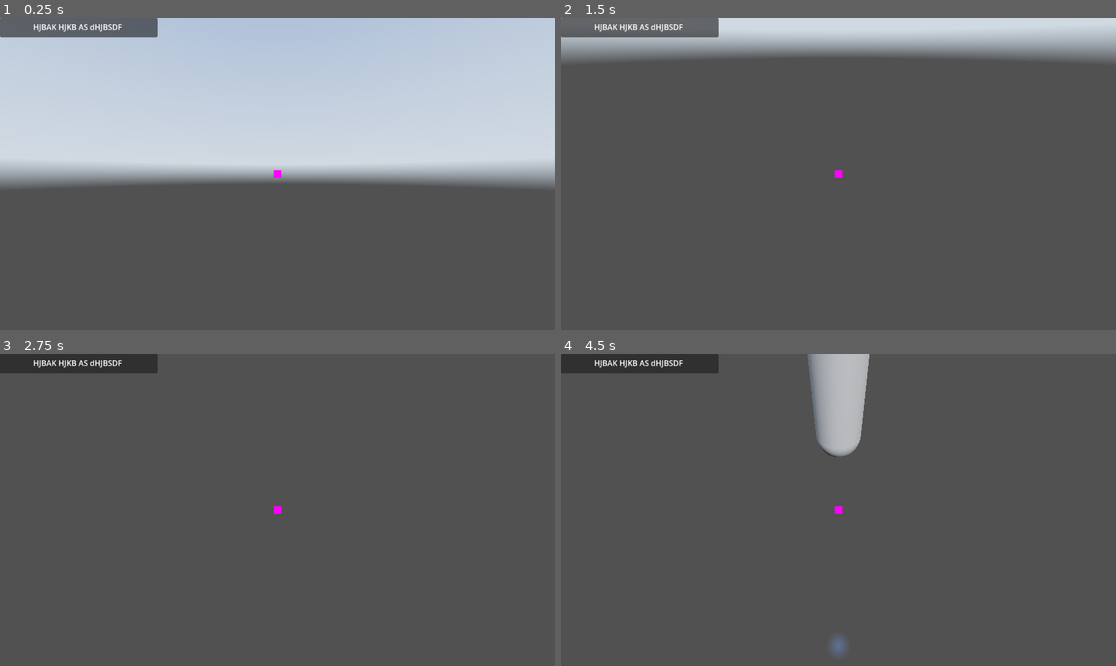
Above: before the commit, frames 1-4 (two rows, left to right).
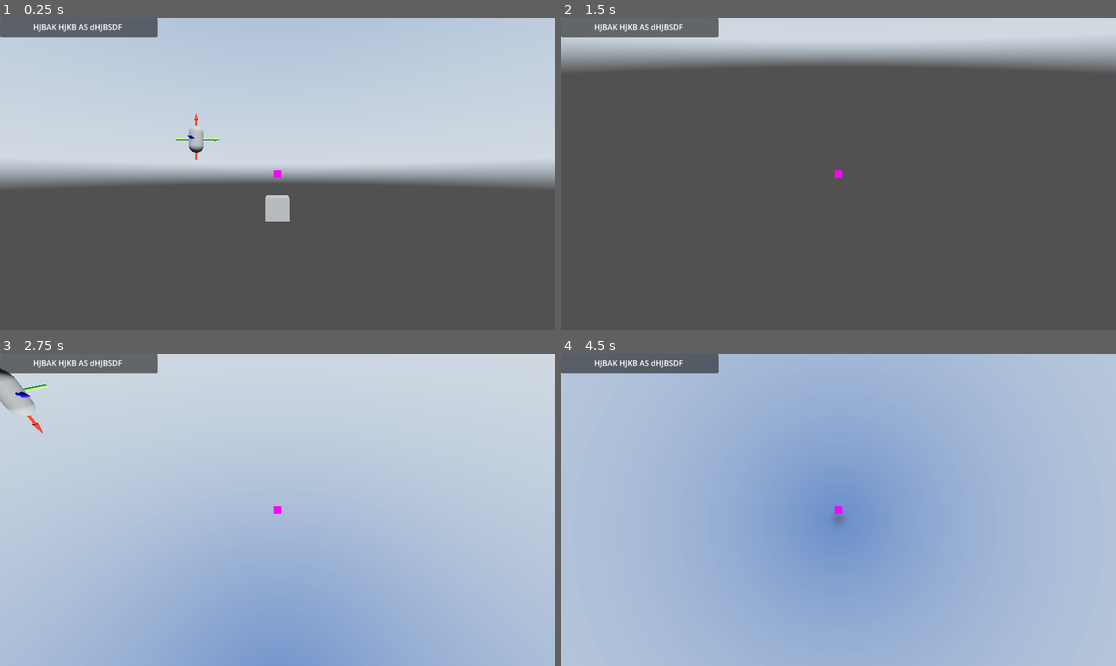
Above: after the commit, the same moments.

Repository: Bonono63/Assembly-Required
Game: Godot game, scene res://World/world.tscn
The game is run twice, just before and just after one commit, with the same random seed, the same clock (stepped at 60 frames per second) and the same inputs. A sky picture missing from this copy of the repository is replaced by a grey-blue gradient.
Inputs (mouse positions are in pixels of both pictures, inside the frame that each line leads up to):
- Up to frame 1 (0.25 s): no input
- Up to frame 2 (1.5 s): tap Enter at 0.5 s; move the mouse to (960, 158) at 0.52 s; hold A (a) 0.53-1.28 s; tap D (d) at 0.8, 1.35 s; move the mouse to (727, 189) at 1.27 s
- Up to frame 3 (2.75 s): tap S (s) at 1.55 s; tap Space at 2 s; move the mouse to (333, 441) at 2.02 s; hold S (s) from 2.03 s (still down); tap W (w) at 2.3 s
- Up to frame 4 (4.5 s): move the mouse to (810, 572) at 2.77 s; release S (s) at 2.78 s; tap W (w) at 2.85 s; tap A (a) at 3.05 s; tap Enter at 3.5 s; move the mouse to (1005, 556) at 3.52 s; hold A (a) 3.53-4.28 s; tap D (d) at 3.8, 4.35 s; tap F5 (change_camera) at 4.15 s; move the mouse to (672, 463) at 4.27 s

The runs differ from the first frame. In frame 1, 0.6% of the frame differs, in the area x 31-53%, y 30-66%; in frame 2, 9.2%; in frame 3, 100%, in the area x 0-100%, y 0-100%; in frame 4, 100%.
Error after the commit: Parse Error: Expected identifier after "." for attribute access. (res://World/Player)

Commit message:
jknejkbef

Diff:
--- /dev/null
+++ b/World/Player orientation test.gd
@@ -0,0 +1,12 @@
+extends RigidBody3D
+
+@export var locked_entity : Node3D
+
+func _process(_delta):
+	transform.basis = Basis()
+	var target_position = locked_entity.position
+	var looking_transform = transform.looking_at(target_position, Vector3(0,1,0), true)
+	print(looking_transform.basis)
+	looking_transform.
+	transform = looking_transform
+	transform.orthonormalized()
--- a/World/world.tscn
+++ b/World/world.tscn
@@ -1,8 +1,9 @@
-[gd_scene load_steps=15 format=3 uid="uid://d2lr3bqjaoydy"]
+[gd_scene load_steps=30 format=3 uid="uid://d2lr3bqjaoydy"]
 
 [ext_resource type="Script" path="res://World/world.gd" id="1_q07gd"]
 [ext_resource type="Texture2D" uid="uid://bo45s1m7n8c4n" path="res://kloofendal_43d_clear_puresky_4k.exr" id="2_kedxi"]
 [ext_resource type="PackedScene" uid="uid://di8hibhqp3kxh" path="res://World/entity.tscn" id="3_mqu68"]
+[ext_resource type="Script" path="res://World/Player orientation test.gd" id="4_x6uby"]
 
 [sub_resource type="PlaceholderTexture2D" id="PlaceholderTexture2D_qv1fm"]
 size = Vector2(16, 16)
@@ -31,72 +32,18 @@
 
 const WALKING_SPEED = 4.317
 const RUNNING_SPEED = 4.317*1.3
-const JUMP_VELOCITY = 5
-
-var SPEED : float = 1
+const JUMP_VELOCITY = 1
+
+var SPEED : float = 5
 
 var walking : bool = false
 var walking_time : int = 0
 
-# Get the gravity from the project settings to be synced with RigidBody nodes.
-var gravity = ProjectSettings.get_setting(\"physics/3d/default_gravity\")
-
-var hand_velocity : Vector2 = Vector2(0,0)
-
-#@onready var origin_hand_position : Vector3 = $\"Camera y/Camera x/MeshInstance3D\".position
-
 @export var entities : Node3D
 
-func _integrate_forces(state):
-	# basic movement based off of the default character script
-	var input_dir = Input.get_vector(\"a\", \"d\", \"w\", \"s\")
-	var direction = (transform.basis * Vector3(input_dir.x, 0, input_dir.y)).normalized()
-	if direction:
-		apply_central_impulse(Vector3(direction.x * SPEED,0.0,direction.z * SPEED))
-	else:
-		apply_central_impulse(-linear_velocity*0.55)
-	orient_player(state)
-
-func _physics_process(delta):
-	# Handle Jump.
-	#if Input.is_action_just_pressed(\"ui_accept\") and is_on_floor():
-	#	velocity.y = JUMP_VELOCITY
-
-	#if Input.is_action_pressed(\"shift\") and is_on_floor():
-	#	SPEED = RUNNING_SPEED
-	#else:
-	#	SPEED = WALKING_SPEED
-	pass
-
-# Orient the player to the center of gravity of the closest body if it has enough gravitational pull
-func orient_player(state):
-	var target_position
-	for entity in entities.get_children():
-		if target_position == null:
-			target_position = entity.position
-		else:
-			if position.distance_to(entity.position) < target_position.distance_to(position):
-				target_position = entity.position
-
-	if target_position != null:
-		look_follow(state, position, target_position)
-
-# found here https://docs.godotengine.org/en/latest/tutorials/physics/rigid_body.html
-func look_follow(state, current_position, target_position : Vector3):
-	#var up_dir = Vector3(0, 1, 0)
-	#var cur_dir = (current_rotation*PI)/180 #current_transform.basis * Vector3(0, 0, 1)
-	var target_dir = current_position.direction_to(target_position) #(target_position - current_position).normalized()
-	#var rotation_angle = acos(cur_dir.x) - acos(target_dir.x)
-	print(target_dir)
-	#print(rotation.y)
-	#rotation.y = target_dir.y
-	#state.angular_velocity.y = (rotation_angle / state.step)
-	rotation.y = -target_dir.y
-	current_camera.rotation.x = -target_dir.x
-
-# Implement step assistance, essentially jump the player up the distance to cover a specific height, important for slopes, walking up a slope of blocks, or walking over small collision boxes
-
 @export var mouse_sensitivity = 1.0
+
+@export var target_node : Node3D
 
 var x = 0
 var y = 0
@@ -104,7 +51,6 @@
 var inverse_x : bool = false
 var inverse_y : bool = false
 
-var camera_number : int = 0
 var current_camera : Camera3D
 
 func _ready():
@@ -120,14 +66,36 @@
 		if event.relative.y != 0:
 			y = event.relative.y * mouse_sensitivity
 
-	if event is InputEventKey:
-		if event.is_action_pressed(\"change_camera\"):
-			if current_camera == $\"Camera x\":
-				current_camera = $\"Camera2 X\"
-				current_camera.make_current()
-			else:
-				current_camera = $\"Camera x\"
-				current_camera.make_current()
+func _integrate_forces(state):
+	# basic movement based off of the default character script
+	var input_dir = Input.get_vector(\"a\", \"d\", \"w\", \"s\")
+	#var direction = (transform.basis * Vector3(input_dir.x, 0, input_dir.y)).normalized()
+	var direction = (transform.basis * Vector3(input_dir.x, 0, input_dir.y)).normalized()
+	if direction:
+		apply_central_impulse(Vector3(direction.x * SPEED * state.step,0.0,direction.z * SPEED * state.step))
+	else:
+		apply_central_impulse(Vector3(-linear_velocity.x, 0.0,-linear_velocity.z))
+
+	if Input.is_action_pressed(\"up\"):
+		apply_central_impulse(Vector3(0.0,JUMP_VELOCITY * state.step,0.0))
+	else:
+		if Input.is_action_pressed(\"down\"):
+			apply_central_impulse(Vector3(0.0,-JUMP_VELOCITY * state.step,0.0))
+		else:
+			apply_central_impulse(Vector3(0.0,-linear_velocity.y,0.0))
+
+	#var target_position = target_node.position - Vector3(0.0,1.5,0.0)
+	#var target_direction = (target_position - position).normalized()
+	#var looking_at_transform = transform.looking_at(target_position, Vector3(0,-1,0), true).orthonormalized()
+	#print(transform.basis.y)
+	#print(looking_at_transform.basis.y)
+	#looking_at_transform.basis.y
+	#transform.basis.y = looking_at_transform.basis.y
+	#looking_at_transform.basis.x
+	#transform.basis.x = looking_at_transform.basis.x
+	#transform.orthonormalized()
+
+# Implement step assistance, essentially jump the player up the distance to cover a specific height, important for slopes, walking up a slope of blocks, or walking over small collision boxes
 
 func _process(delta):
 	if x != 0:
@@ -141,8 +109,6 @@
 		else:
 			current_camera.rotate_x(-y*delta)
 
-	#$\"Camera x\".rotation.x = clamp($\"Camera x\".rotation.x, -PI/2,PI/2)
-
 	x = 0
 	y = 0
 
@@ -173,6 +139,63 @@
 material = SubResource("StandardMaterial3D_5vrin")
 top_radius = 0.016
 bottom_radius = 0.016
+
+[sub_resource type="BoxShape3D" id="BoxShape3D_oclml"]
+
+[sub_resource type="CapsuleMesh" id="CapsuleMesh_of3sm"]
+
+[sub_resource type="StandardMaterial3D" id="StandardMaterial3D_ghy8x"]
+albedo_color = Color(1, 0.176471, 0.0588235, 1)
+
+[sub_resource type="CylinderMesh" id="CylinderMesh_4vjd2"]
+material = SubResource("StandardMaterial3D_ghy8x")
+top_radius = 0.063
+bottom_radius = 0.063
+height = 3.0
+
+[sub_resource type="StandardMaterial3D" id="StandardMaterial3D_ip2it"]
+albedo_color = Color(0, 1, 0.152941, 1)
+
+[sub_resource type="CylinderMesh" id="CylinderMesh_ipmyp"]
+material = SubResource("StandardMaterial3D_ip2it")
+top_radius = 0.063
+bottom_radius = 0.063
+height = 3.0
+
+[sub_resource type="StandardMaterial3D" id="StandardMaterial3D_m3ixg"]
+albedo_color = Color(0.0666667, 1, 0.105882, 1)
+
+[sub_resource type="CylinderMesh" id="CylinderMesh_dp17k"]
+material = SubResource("StandardMaterial3D_m3ixg")
+top_radius = 0.01
+bottom_radius = 0.125
+height = 0.5
+
+[sub_resource type="StandardMaterial3D" id="StandardMaterial3D_gs3sn"]
+albedo_color = Color(1, 0.0470588, 0.0588235, 1)
+
+[sub_resource type="CylinderMesh" id="CylinderMesh_qv3vu"]
+material = SubResource("StandardMaterial3D_gs3sn")
+top_radius = 0.01
+bottom_radius = 0.125
+height = 0.5
+
+[sub_resource type="StandardMaterial3D" id="StandardMaterial3D_ki63a"]
+albedo_color = Color(0.0470588, 0.0862745, 1, 1)
+
+[sub_resource type="CylinderMesh" id="CylinderMesh_ktbkw"]
+material = SubResource("StandardMaterial3D_ki63a")
+top_radius = 0.063
+bottom_radius = 0.063
+
+[sub_resource type="StandardMaterial3D" id="StandardMaterial3D_guu7t"]
+albedo_color = Color(0.0705882, 0.0784314, 1, 1)
+
+[sub_resource type="CylinderMesh" id="CylinderMesh_fiqev"]
+material = SubResource("StandardMaterial3D_guu7t")
+top_radius = 0.01
+bottom_radius = 0.125
+height = 0.5
 
 [node name="World" type="Node3D"]
 script = ExtResource("1_q07gd")
@@ -220,11 +243,12 @@
 [node name="DirectionalLight3D" type="DirectionalLight3D" parent="."]
 transform = Transform3D(0.884711, -0.331057, 0.328158, 0, 0.70399, 0.71021, -0.46614, -0.628331, 0.622828, 2.86618, 7.83287, 8.03711)
 
-[node name="Player" type="RigidBody3D" parent="." node_paths=PackedStringArray("entities")]
-transform = Transform3D(1, 0, 0, 0, 1, 0, 0, 0, 1, 0, 0, -11)
+[node name="Player" type="RigidBody3D" parent="." node_paths=PackedStringArray("entities", "target_node")]
+transform = Transform3D(1, 0, 0, 0, 1, 0, 0, 0, 1, 0, 0, 9)
 gravity_scale = 0.0
 script = SubResource("GDScript_mu75s")
 entities = NodePath("../entities")
+target_node = NodePath("../entities/Entity")
 
 [node name="Model" type="MeshInstance3D" parent="Player"]
 transform = Transform3D(1, 0, 0, 0, 1, 0, 0, 0, 1, 0, 1, 0)
@@ -257,5 +281,40 @@
 
 [node name="Entity" parent="entities" instance=ExtResource("3_mqu68")]
 
-[node name="Camera3D" type="Camera3D" parent="."]
-transform = Transform3D(-0.585892, 0, -0.81039, 0, 1, 0, 0.81039, 0, -0.585892, -16.4953, -4.76837e-07, -15.3767)
+[node name="Player orientation test" type="RigidBody3D" parent="." node_paths=PackedStringArray("locked_entity")]
+transform = Transform3D(1, 0, 0, 0, 1, 0, 0, 0, 1, -6, 4.06978, -6)
+gravity_scale = 0.0
+script = ExtResource("4_x6uby")
+locked_entity = NodePath("../entities/Entity")
+
+[node name="CollisionShape3D" type="CollisionShape3D" parent="Player orientation test"]
+shape = SubResource("BoxShape3D_oclml")
+
+[node name="MeshInstance3D" type="MeshInstance3D" parent="Player orientation test"]
+mesh = SubResource("CapsuleMesh_of3sm")
+
+[node name="Node3D" type="Node3D" parent="Player orientation test"]
+
+[node name="Arrow" type="MeshInstance3D" parent="Player orientation test/Node3D"]
+mesh = SubResource("CylinderMesh_4vjd2")
+skeleton = NodePath("../..")
+
+[node name="MeshInstance3D" type="MeshInstance3D" parent="Player orientation test/Node3D"]
+transform = Transform3D(-4.37114e-08, 1, 0, -1, -4.37114e-08, 0, 0, 0, 1, 0, 0, 0)
+mesh = SubResource("CylinderMesh_ipmyp")
+
+[node name="MeshInstance3D2" type="MeshInstance3D" parent="Player orientation test/Node3D"]
+transform = Transform3D(-4.37114e-08, 1, 0, -1, -4.37114e-08, 0, 0, 0, 1, 1.62068, 0, 0)
+mesh = SubResource("CylinderMesh_dp17k")
+
+[node name="MeshInstance3D3" type="MeshInstance3D" parent="Player orientation test/Node3D"]
+transform = Transform3D(1, 0, 0, 0, 1, 0, 0, 0, 1, 0, 1.67107, 0)
+mesh = SubResource("CylinderMesh_qv3vu")
+
+[node name="MeshInstance3D4" type="MeshInstance3D" parent="Player orientation test/Node3D"]
+transform = Transform3D(1, 0, 0, 0, -4.37114e-08, -1, 0, 1, -4.37114e-08, 0, 0, 0)
+mesh = SubResource("CylinderMesh_ktbkw")
+
+[node name="MeshInstance3D5" type="MeshInstance3D" parent="Player orientation test/Node3D"]
+transform = Transform3D(1, 0, 0, 0, -4.37114e-08, -1, 0, 1, -4.37114e-08, 0, 0, 1.16861)
+mesh = SubResource("CylinderMesh_fiqev")
--- a/project.godot
+++ b/project.godot
@@ -72,6 +72,16 @@
 "events": [Object(InputEventKey,"resource_local_to_scene":false,"resource_name":"","device":-1,"window_id":0,"alt_press …(182 unchanged characters)…
 ]
 }
+up={
+"deadzone": 0.5,
+"events": [Object(InputEventKey,"resource_local_to_scene":false,"resource_name":"","device":-1,"window_id":0,"alt_pressed":false,"shift_pressed":false,"ctrl_pressed":false,"meta_pressed":false,"pressed":false,"keycode":0,"physical_keycode":32,"key_label":0,"unicode":32,"echo":false,"script":null)
+]
+}
+down={
+"deadzone": 0.5,
+"events": [Object(InputEventKey,"resource_local_to_scene":false,"resource_name":"","device":-1,"window_id":0,"alt_pressed":false,"shift_pressed":false,"ctrl_pressed":false,"meta_pressed":false,"pressed":false,"keycode":0,"physical_keycode":4194325,"key_label":0,"unicode":0,"echo":false,"script":null)
+]
+}
 
 [physics]
 
